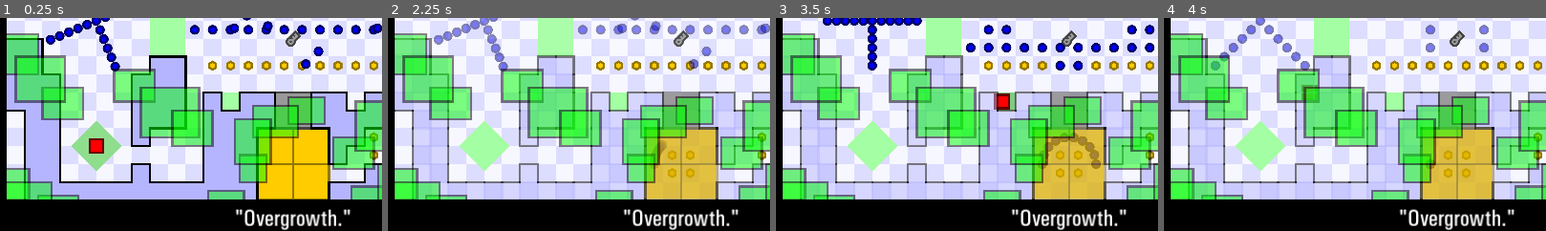
Above: before the commit, frames 1-4 (left to right).
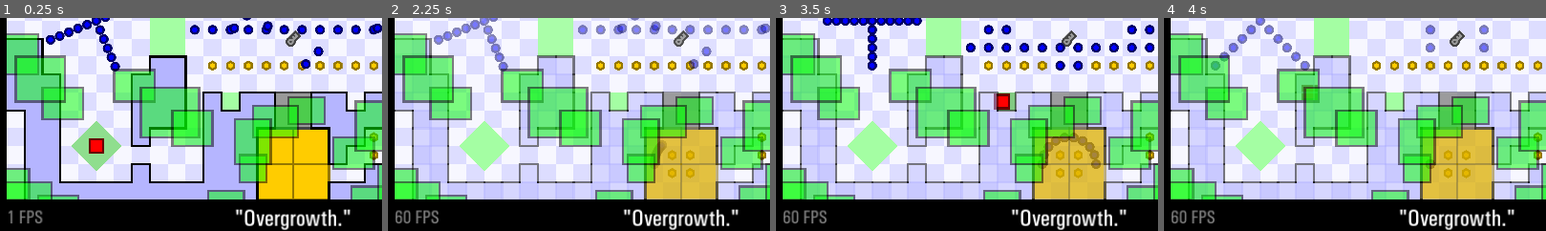
Above: after the commit, the same moments.

Repository: JustVictorGD/TWHG-Remake-Template
Game: Godot game, scene res://game/scenes/main.tscn
Two runs of this game, one before a commit and one after it. Both use one fixed random seed, a clock stepped at 60 frames per second and the inputs below.
Inputs:
- Up to frame 1 (0.25 s): no input
- Up to frame 2 (2.25 s): hold D (right) 0.53-1.28 s; tap I (invincibility) at 0.6, 1.55, 2.1 s; hold S (down) 1.28-2.03 s; tap O (ghost) at 1.35 s; hold D (right) from 2.03 s (still down)
- Up to frame 3 (3.5 s): release D (right) at 2.78 s; hold W (up) from 2.78 s (still down); tap U (speed_hack) at 2.85 s; tap I (invincibility) at 3.05 s
- Up to frame 4 (4 s): release W (up) at 3.53 s; hold A (left) from 3.53 s (still down); tap I (invincibility) at 3.6 s
The pictures show only the part of the screen within x 12-62%, y 49-99%; the shares and areas given below are measured in that part.

The runs differ from the first frame. In frame 1, 0.3% of the frame differs, in the area x 2-12%, y 90-97%; in frame 2, 0.4%, in the area x 2-14%, y 90-97%; in frame 3, 0.4%; in frame 4, 0.4%.
Error before the commit: Invalid assignment of property or key 'text' with value of type 'String' on a base object of type 'null instance'. (res://core/scripts/misc_scripts/interface.g…

Commit message:
Bug fix
Oops.

Diff:
--- a/core/game_objects/interface.tscn
+++ b/core/game_objects/interface.tscn
@@ -6,6 +6,11 @@
 [sub_resource type="LabelSettings" id="LabelSettings_aag45"]
 font = ExtResource("2_svcw7")
 font_size = 40
+
+[sub_resource type="LabelSettings" id="LabelSettings_heuid"]
+font = ExtResource("2_svcw7")
+font_size = 30
+font_color = Color(1, 1, 1, 0.498039)
 
 [sub_resource type="LabelSettings" id="LabelSettings_xrp83"]
 font = ExtResource("2_svcw7")
@@ -104,6 +109,16 @@
 label_settings = SubResource("LabelSettings_aag45")
 vertical_alignment = 1
 
+[node name="FPS" type="Label" parent="."]
+layout_mode = 0
+offset_left = 160.0
+offset_top = 660.0
+offset_right = 306.0
+offset_bottom = 720.0
+text = "??? FPS"
+label_settings = SubResource("LabelSettings_heuid")
+vertical_alignment = 1
+
 [node name="BottomText" type="Label" parent="."]
 layout_mode = 0
 offset_left = 320.0
--- a/core/scripts/object_scripts/enemy.gd
+++ b/core/scripts/object_scripts/enemy.gd
@@ -4,6 +4,7 @@
 
 var hitbox: CircleCollider = CircleCollider.new(Vector2.ZERO, 7)
 var id: int
+# For cases when opacity is changed externally, like from invincibility
 @onready var original_opacity: float = modulate.a
 
 func _ready() -> void:
Not shown: 1 places in core/game_objects/interface.tscn that only renumber resources
